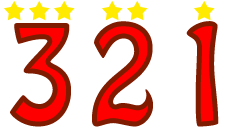
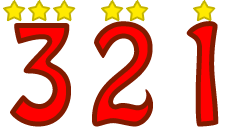
Layer changes from the first w=246, h=130 image to the second:
moved "Shape 7 copy 7" above "Shape 7 copy 6" over [193, 0, 215, 21]
removed layer "Shape 7 copy 5" over [101, 0, 123, 21]
removed layer "Shape 7 copy 4" over [53, 0, 75, 21]
painted on "Shape 7 copy 6" over [101, 0, 123, 21]
painted on "Shape 7 copy 3" over [3, 0, 75, 21]
removed layer "Shape 7 copy 2" over [3, 0, 25, 21]
